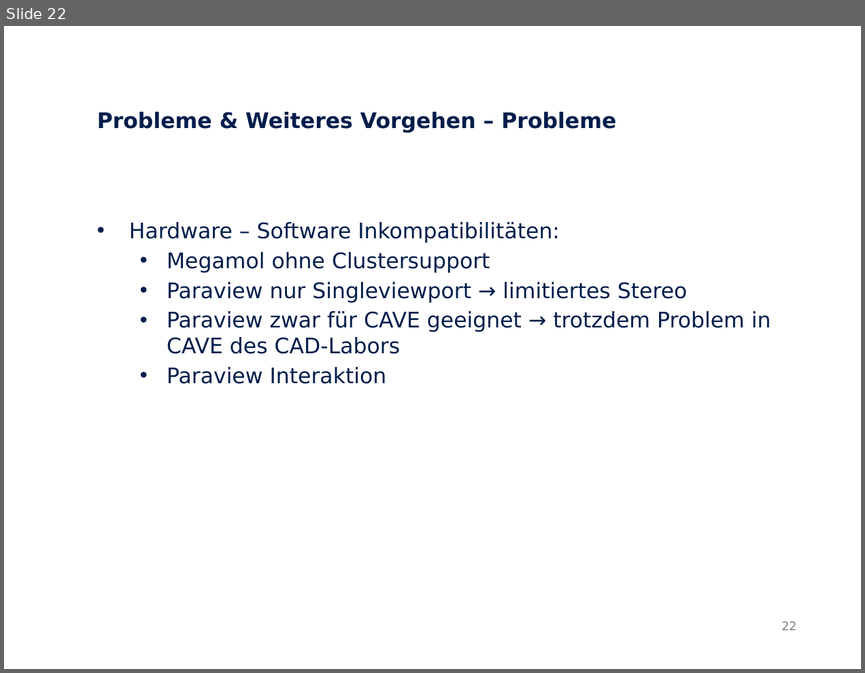
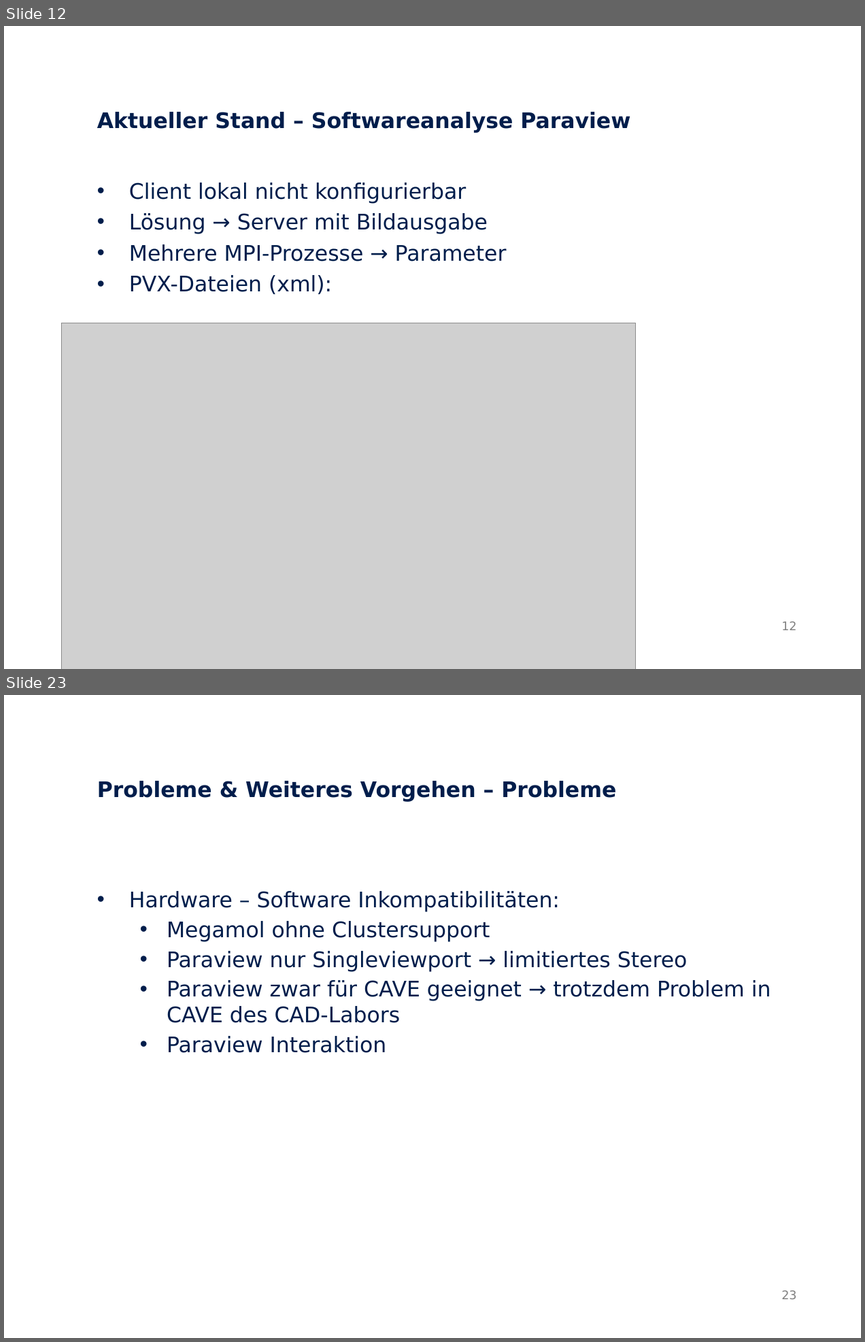
Before and after one commit to Neox-1990/OpenDECL-Diplom, a slide deck: Präsentationen/Zwischenpräsentation/Zwischenpräsentation.odp. Shown one above the other, each under a label of ours: slide 22 before the commit, slides 12 and 23 after it; the slides between them are not shown. The pictures are 865x673 and 865x1342 pixels, drawn with LibreOffice and Linux fonts; fonts in the diff are those of the drawing; grey boxes stand for pictures. Boxes give left, top, right and bottom in pixels: in the first picture for what was removed or moved away, otherwise in the second. Text is boxed around its words. In the diff, an @@ line names an element or a change of style, - is before the commit and + after.

```diff
--- a/Präsentationen/Zwischenpräsentation/Zwischenpräsentation.odp
+++ b/Präsentationen/Zwischenpräsentation/Zwischenpräsentation.odp
@@ slide 12 added at (x1=4, y1=26, x2=861, y2=669), background #FFFFFF @@
@@ text added at (x1=97, y1=112, x2=630, y2=294), 18 pt, text #001D4B @@
+Aktueller Stand – Softwareanalyse Paraview
+• Client lokal nicht konfigurierbar
+• Lösung → Server mit Bildausgabe
+• Mehrere MPI-Prozesse → Parameter
+• PVX-Dateien (xml):
@@ picture added at (x1=61, y1=322, x2=636, y2=669) @@
@@ page number added at (x1=781, y1=621, x2=796, y2=630), 10 pt, text #808080 @@
+12
@@ what was slide 22 is now slide 23 @@
@@ page number at (x1=781, y1=1290, x2=796, y2=1299): text changed @@
-22
+23
```
Also in this commit, not shown: 13 slides changed, 1 other slide added, 1 slide removed, 10 other files.
